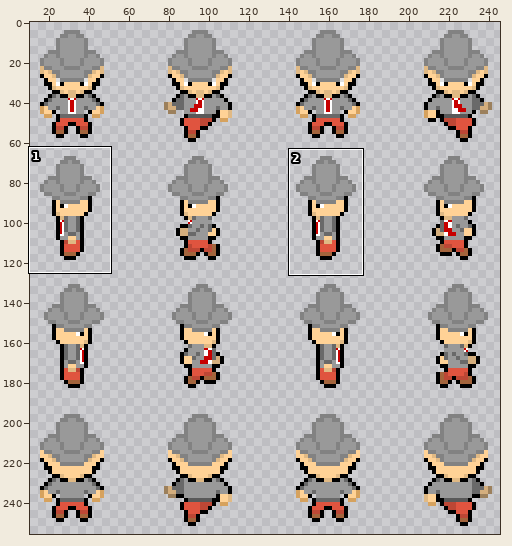
Sprite sheet, stored at Bakkie doen/Assets/Resources/Characters/walking-cycle-redman.png. Above: a wide view before the commit, with the close-up outlined.
Close-up. First the earlier version:
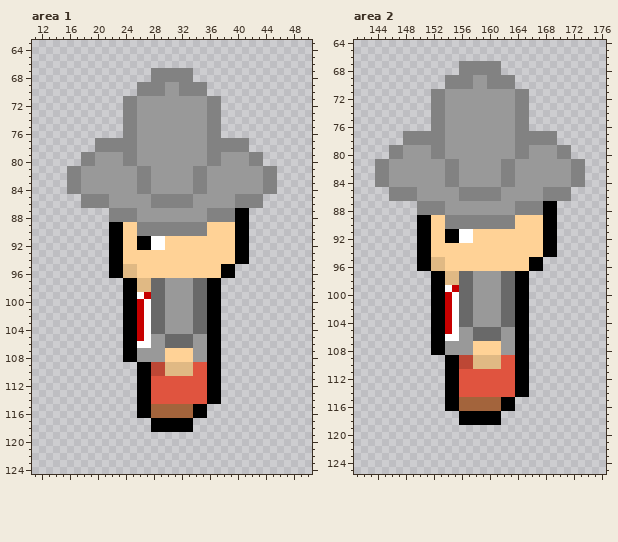
The file is 256x256 pixels. Shown: area 1: x 11..50, y 63..124; area 2: x 141..176, y 64..125. The old version is drawn lined up with the new one. The wide view leaves out empty margins. The commit also changed other parts of the picture, which this record leaves out.
Once edited:
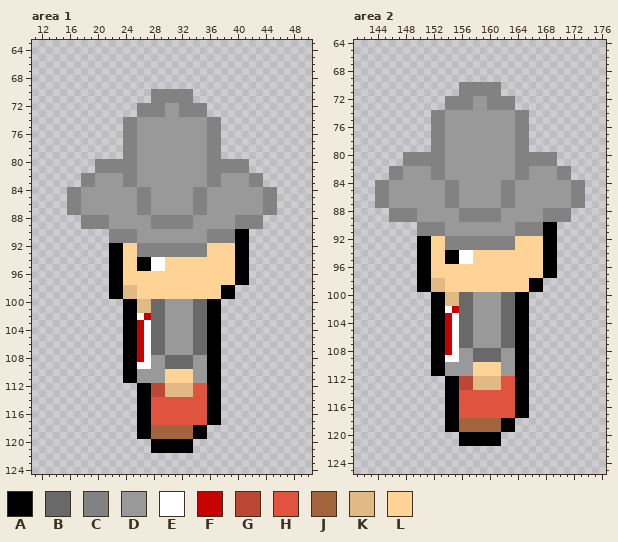
Palette (. is transparent): A #000000  B #696969  C #828282  D #999999  E #ffffff  F #c70000  G #bd4735  H #e0543f  J #a3643c  K #e0b984  L #ffd296
Change:
whole drawing moved by +0,+4 (the old picture is shown already moved)
--- area 1
@@ x 22..39 @@
  66 ..................
- 67 ......CCCCCC......
- 68 ......CCCCCC......
- 69 ....CCCCDDCCCC....
- 70 ....CCCCDDCCCC....
- 71 ..CCDDDDDDDDDDCC..
- 72 ..CCDDDDDDDDDDCC..
- 73 ..CCDDDDDDDDDDCC..
+ 67 ..................
+ 68 ..................
+ 69 ..................
+ 70 ......CCCCCC......
+ 71 ......CCCCCC......
+ 72 ....CCCCDDCCCC....
+ 73 ....CCCCDDCCCC....
  74 ..CCDDDDDDDDDDCC..
@@ x 11..50 @@
  76 .............CCDDDDDDDDDDCC.............
- 77 .........CCCCCCDDDDDDDDDDCCCCCC.........
- 78 .........CCCCCCDDDDDDDDDDCCCCCC.........
- 79 .......CCDDDDCCDDDDDDDDDDCCDDDDCC.......
- 80 .......CCDDDDCCDDDDDDDDDDCCDDDDCC.......
- 81 .....CCDDDDDDDDCCDDDDDDCCDDDDDDDDCC.....
- 82 .....CCDDDDDDDDCCDDDDDDCCDDDDDDDDCC.....
- 83 .....CCDDDDDDDDCCDDDDDDCCDDDDDDDDCC.....
+ 77 .............CCDDDDDDDDDDCC.............
+ 78 .............CCDDDDDDDDDDCC.............
+ 79 .............CCDDDDDDDDDDCC.............
+ 80 .........CCCCCCDDDDDDDDDDCCCCCC.........
+ 81 .........CCCCCCDDDDDDDDDDCCCCCC.........
+ 82 .......CCDDDDCCDDDDDDDDDDCCDDDDCC.......
+ 83 .......CCDDDDCCDDDDDDDDDDCCDDDDCC.......
  84 .....CCDDDDDDDDCCDDDDDDCCDDDDDDDDCC.....
- 85 .......CCCCDDDDDDCCCCCCDDDDDDCCCC.......
- 86 .......CCCCDDDDDDCCCCCCDDDDDDCCCC.......
- 87 ...........CCCCDDDDDDDDDDCCCCAA.........
- 88 ...........CCCCDDDDDDDDDDCCCCAA.........
- 89 ...........AALLCCCCCCCCCCLLLLAA.........
- 90 ...........AALLCCCCCCCCCCLLLLAA.........
- 91 ...........AALLAAEELLLLLLLLLLAA.........
- 92 ...........AALLAAEELLLLLLLLLLAA.........
- 93 ...........AALLLLLLLLLLLLLLLLAA.........
- 94 ...........AALLLLLLLLLLLLLLLLAA.........
- 95 ...........AAKKLLLLLLLLLLLLAA...........
- 96 ...........AAKKLLLLLLLLLLLLAA...........
- 97 .............AAKKBBDDDDBBAA.............
- 98 .............AAKKBBDDDDBBAA.............
- 99 .............AAEFBBDDDDBBAA.............
-100 .............AAFEBBDDDDBBAA.............
-101 .............AAFEBBDDDDBBAA.............
-102 .............AAFEBBDDDDBBAA.............
+ 85 .....CCDDDDDDDDCCDDDDDDCCDDDDDDDDCC.....
+ 86 .....CCDDDDDDDDCCDDDDDDCCDDDDDDDDCC.....
+ 87 .....CCDDDDDDDDCCDDDDDDCCDDDDDDDDCC.....
+ 88 .......CCCCDDDDDDCCCCCCDDDDDDCCCC.......
+ 89 .......CCCCDDDDDDCCCCCCDDDDDDCCCC.......
+ 90 ...........CCCCDDDDDDDDDDCCCCAA.........
+ 91 ...........CCCCDDDDDDDDDDCCCCAA.........
+ 92 ...........AALLCCCCCCCCCCLLLLAA.........
+ 93 ...........AALLCCCCCCCCCCLLLLAA.........
+ 94 ...........AALLAAEELLLLLLLLLLAA.........
+ 95 ...........AALLAAEELLLLLLLLLLAA.........
+ 96 ...........AALLLLLLLLLLLLLLLLAA.........
+ 97 ...........AALLLLLLLLLLLLLLLLAA.........
+ 98 ...........AAKKLLLLLLLLLLLLAA...........
+ 99 ...........AAKKLLLLLLLLLLLLAA...........
+100 .............AAKKBBDDDDBBAA.............
+101 .............AAKKBBDDDDBBAA.............
+102 .............AAEFBBDDDDBBAA.............
 103 .............AAFEBBDDDDBBAA.............
 104 .............AAFEBBDDDDBBAA.............
-105 .............AAFEDDBBBBDDAA.............
-106 .............AAEEDDBBBBDDAA.............
-107 .............AADDDDLLLLDDAA.............
-108 .............AADDDDLLLLDDAA.............
-109 ...............AAGGKKKKHHAA.............
-110 ...............AAGGKKKKHHAA.............
-111 ...............AAHHHHHHHHAA.............
-112 ...............AAHHHHHHHHAA.............
-113 ...............AAHHHHHHHHAA.............
+105 .............AAFEBBDDDDBBAA.............
+106 .............AAFEBBDDDDBBAA.............
+107 .............AAFEBBDDDDBBAA.............
+108 .............AAFEDDBBBBDDAA.............
+109 .............AAEEDDBBBBDDAA.............
+110 .............AADDDDLLLLDDAA.............
+111 .............AADDDDLLLLDDAA.............
+112 ...............AAGGKKKKHHAA.............
+113 ...............AAGGKKKKHHAA.............
 114 ...............AAHHHHHHHHAA.............
-115 ...............AAJJJJJJAA...............
-116 ...............AAJJJJJJAA...............
-117 .................AAAAAA.................
-118 .................AAAAAA.................
-119 ........................................
-120 ........................................
-121 ........................................
+115 ...............AAHHHHHHHHAA.............
+116 ...............AAHHHHHHHHAA.............
+117 ...............AAHHHHHHHHAA.............
+118 ...............AAJJJJJJAA...............
+119 ...............AAJJJJJJAA...............
+120 .................AAAAAA.................
+121 .................AAAAAA.................
 122 ........................................
--- area 2
@@ x 150..167 @@
  66 ..................
- 67 ......CCCCCC......
- 68 ......CCCCCC......
- 69 ....CCCCDDCCCC....
- 70 ....CCCCDDCCCC....
- 71 ..CCDDDDDDDDDDCC..
- 72 ..CCDDDDDDDDDDCC..
- 73 ..CCDDDDDDDDDDCC..
+ 67 ..................
+ 68 ..................
+ 69 ..................
+ 70 ......CCCCCC......
+ 71 ......CCCCCC......
+ 72 ....CCCCDDCCCC....
+ 73 ....CCCCDDCCCC....
  74 ..CCDDDDDDDDDDCC..
@@ x 141..176 @@
  76 ...........CCDDDDDDDDDDCC...........
- 77 .......CCCCCCDDDDDDDDDDCCCCCC.......
- 78 .......CCCCCCDDDDDDDDDDCCCCCC.......
- 79 .....CCDDDDCCDDDDDDDDDDCCDDDDCC.....
- 80 .....CCDDDDCCDDDDDDDDDDCCDDDDCC.....
- 81 ...CCDDDDDDDDCCDDDDDDCCDDDDDDDDCC...
- 82 ...CCDDDDDDDDCCDDDDDDCCDDDDDDDDCC...
- 83 ...CCDDDDDDDDCCDDDDDDCCDDDDDDDDCC...
+ 77 ...........CCDDDDDDDDDDCC...........
+ 78 ...........CCDDDDDDDDDDCC...........
+ 79 ...........CCDDDDDDDDDDCC...........
+ 80 .......CCCCCCDDDDDDDDDDCCCCCC.......
+ 81 .......CCCCCCDDDDDDDDDDCCCCCC.......
+ 82 .....CCDDDDCCDDDDDDDDDDCCDDDDCC.....
+ 83 .....CCDDDDCCDDDDDDDDDDCCDDDDCC.....
  84 ...CCDDDDDDDDCCDDDDDDCCDDDDDDDDCC...
- 85 .....CCCCDDDDDDCCCCCCDDDDDDCCCC.....
- 86 .....CCCCDDDDDDCCCCCCDDDDDDCCCC.....
- 87 .........CCCCDDDDDDDDDDCCCCAA.......
- 88 .........CCCCDDDDDDDDDDCCCCAA.......
- 89 .........AALLCCCCCCCCCCLLLLAA.......
- 90 .........AALLCCCCCCCCCCLLLLAA.......
- 91 .........AALLAAEELLLLLLLLLLAA.......
- 92 .........AALLAAEELLLLLLLLLLAA.......
- 93 .........AALLLLLLLLLLLLLLLLAA.......
- 94 .........AALLLLLLLLLLLLLLLLAA.......
- 95 .........AAKKLLLLLLLLLLLLAA.........
- 96 .........AAKKLLLLLLLLLLLLAA.........
- 97 ...........AAKKBBDDDDBBAA...........
- 98 ...........AAKKBBDDDDBBAA...........
- 99 ...........AAEFBBDDDDBBAA...........
-100 ...........AAFEBBDDDDBBAA...........
-101 ...........AAFEBBDDDDBBAA...........
-102 ...........AAFEBBDDDDBBAA...........
+ 85 ...CCDDDDDDDDCCDDDDDDCCDDDDDDDDCC...
+ 86 ...CCDDDDDDDDCCDDDDDDCCDDDDDDDDCC...
+ 87 ...CCDDDDDDDDCCDDDDDDCCDDDDDDDDCC...
+ 88 .....CCCCDDDDDDCCCCCCDDDDDDCCCC.....
+ 89 .....CCCCDDDDDDCCCCCCDDDDDDCCCC.....
+ 90 .........CCCCDDDDDDDDDDCCCCAA.......
+ 91 .........CCCCDDDDDDDDDDCCCCAA.......
+ 92 .........AALLCCCCCCCCCCLLLLAA.......
+ 93 .........AALLCCCCCCCCCCLLLLAA.......
+ 94 .........AALLAAEELLLLLLLLLLAA.......
+ 95 .........AALLAAEELLLLLLLLLLAA.......
+ 96 .........AALLLLLLLLLLLLLLLLAA.......
+ 97 .........AALLLLLLLLLLLLLLLLAA.......
+ 98 .........AAKKLLLLLLLLLLLLAA.........
+ 99 .........AAKKLLLLLLLLLLLLAA.........
+100 ...........AAKKBBDDDDBBAA...........
+101 ...........AAKKBBDDDDBBAA...........
+102 ...........AAEFBBDDDDBBAA...........
 103 ...........AAFEBBDDDDBBAA...........
 104 ...........AAFEBBDDDDBBAA...........
-105 ...........AAFEDDBBBBDDAA...........
-106 ...........AAEEDDBBBBDDAA...........
-107 ...........AADDDDLLLLDDAA...........
-108 ...........AADDDDLLLLDDAA...........
-109 .............AAGGKKKKHHAA...........
-110 .............AAGGKKKKHHAA...........
-111 .............AAHHHHHHHHAA...........
-112 .............AAHHHHHHHHAA...........
-113 .............AAHHHHHHHHAA...........
+105 ...........AAFEBBDDDDBBAA...........
+106 ...........AAFEBBDDDDBBAA...........
+107 ...........AAFEBBDDDDBBAA...........
+108 ...........AAFEDDBBBBDDAA...........
+109 ...........AAEEDDBBBBDDAA...........
+110 ...........AADDDDLLLLDDAA...........
+111 ...........AADDDDLLLLDDAA...........
+112 .............AAGGKKKKHHAA...........
+113 .............AAGGKKKKHHAA...........
 114 .............AAHHHHHHHHAA...........
-115 .............AAJJJJJJAA.............
-116 .............AAJJJJJJAA.............
-117 ...............AAAAAA...............
-118 ...............AAAAAA...............
-119 ....................................
-120 ....................................
-121 ....................................
+115 .............AAHHHHHHHHAA...........
+116 .............AAHHHHHHHHAA...........
+117 .............AAHHHHHHHHAA...........
+118 .............AAJJJJJJAA.............
+119 .............AAJJJJJJAA.............
+120 ...............AAAAAA...............
+121 ...............AAAAAA...............
 122 ....................................
Pixel boxes of the changes (left, top, right, bottom) in both close-ups:
changed: (67, 68, 277, 453)
changed: (375, 61, 585, 446)
